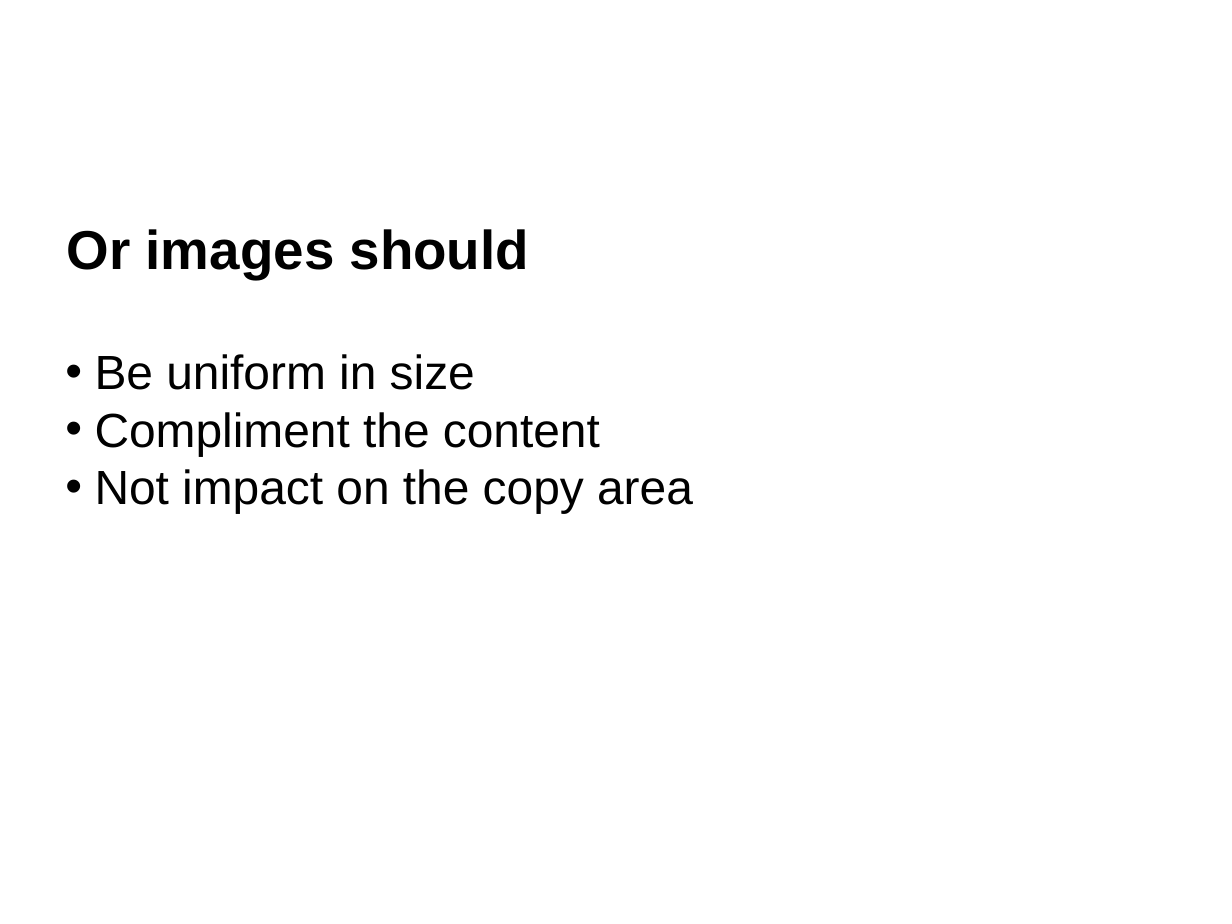
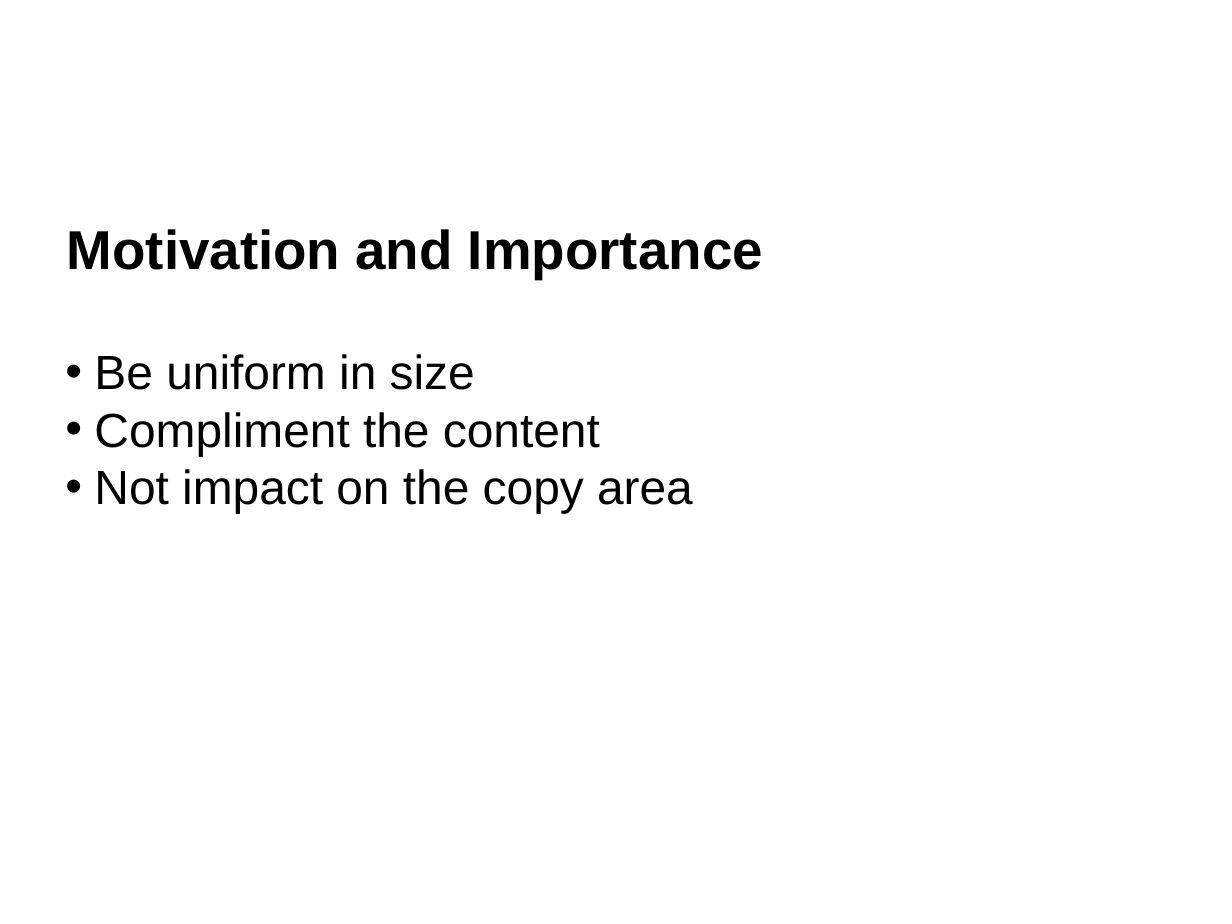
Before and after one commit to qian-liu/2nd_year_short_report, a slide deck: slide 2 of 2nd_year_int.pptx (slide 3 before the commit). Drawn at 1232x924 pixels with LibreOffice and Linux fonts; fonts in the diff are those of the drawing; background and template pictures are left out. Boxes give left, top, right and bottom in pixels: in the first picture for what was removed or moved away, otherwise in the second. Text is boxed around its words. In the diff, an @@ line names an element or a change of style, - is before the commit and + after.

```diff
--- a/2nd_year_int.pptx
+++ b/2nd_year_int.pptx
@@ text at (67,229,763,279): text changed @@
-Or images should
+Motivation and Importance
```
Also in this commit, not shown: 1 other slide changed, 9 slides added, 2 slides removed, 41 other files.
